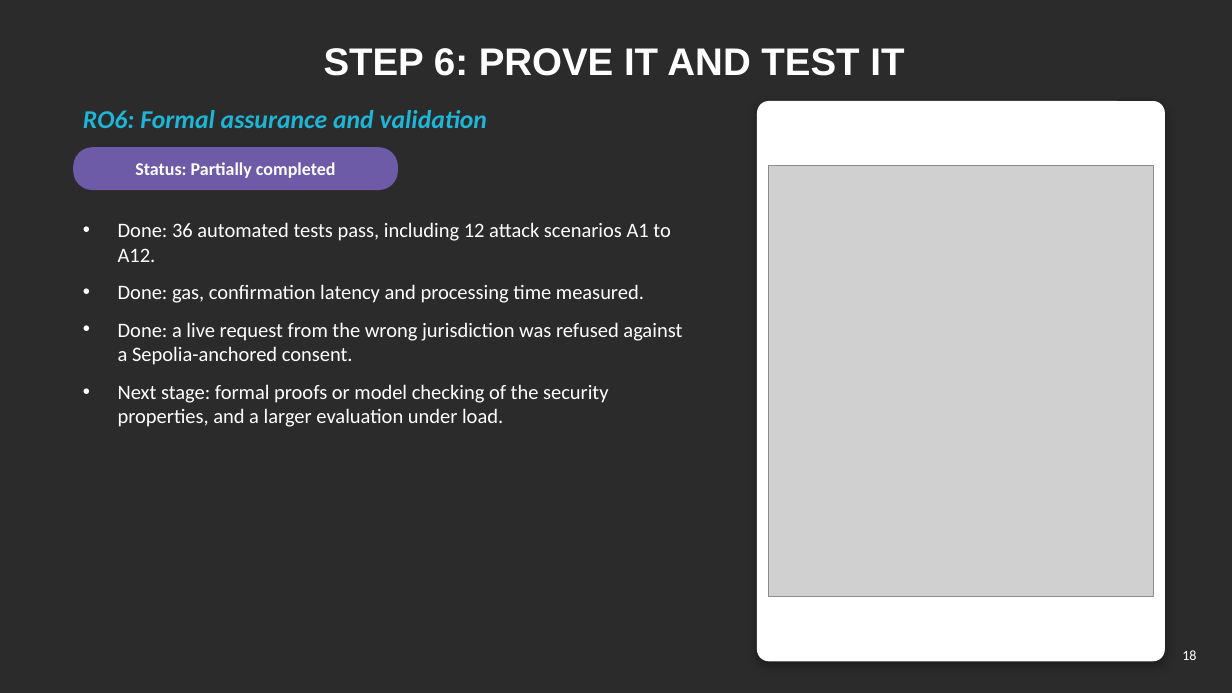
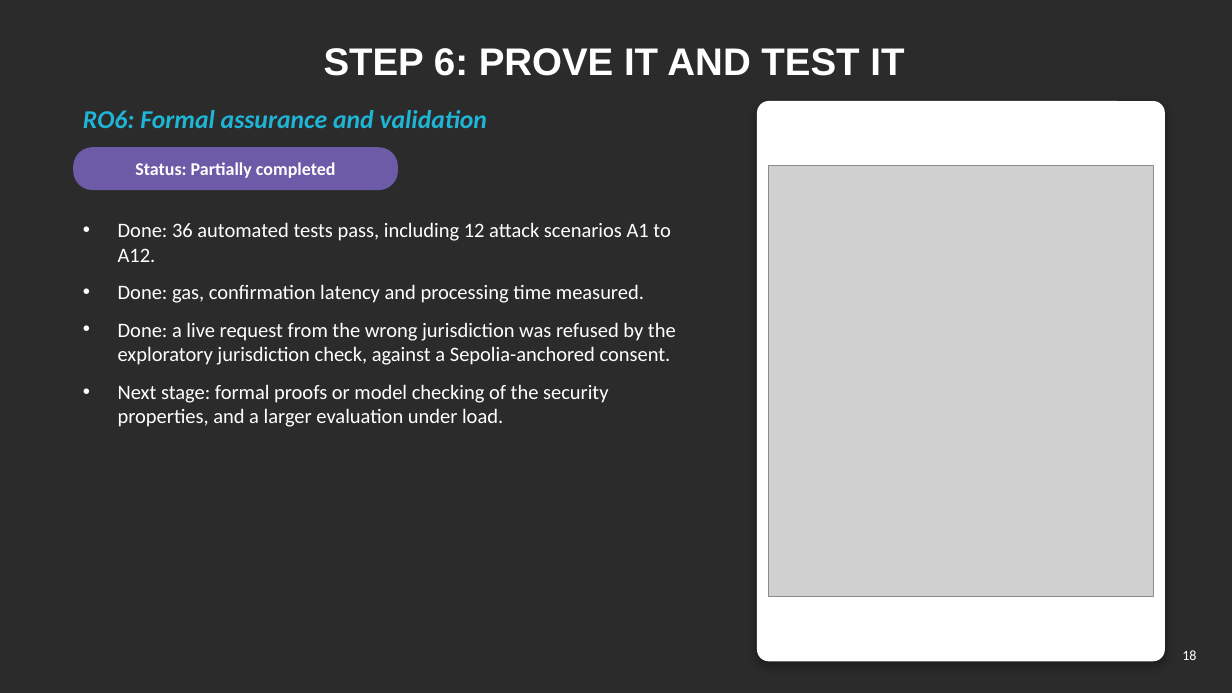
Before and after one commit to yasir12345678900/HealthRWA-Sepolia-Personal-try, a slide deck: slide 18 of docs/Yasir_Candidature_Reassessment_Slides_Simple.pptx. Drawn at 1232x693 pixels with LibreOffice and Linux fonts; fonts in the diff are those of the drawing; grey boxes stand for pictures; background and template pictures are left out; a plain dark background stands for a picture behind light text. Boxes give left, top, right and bottom in pixels: in the first picture for what was removed or moved away, otherwise in the second. Text is boxed around its words. In the diff, an @@ line names an element or a change of style, - is before the commit and + after.

```diff
--- a/docs/Yasir_Candidature_Reassessment_Slides_Simple.pptx
+++ b/docs/Yasir_Candidature_Reassessment_Slides_Simple.pptx
@@ text at (118,322,676,365): text changed @@
-• Done: a live request from the wrong jurisdiction was refused against a Sepolia-anchored consent.
+• Done: a live request from the wrong jurisdiction was refused by the exploratory jurisdiction check, against a Sepolia-anchored consent.
```
Also in this commit, not shown: 17 other slides changed, 16 other files.
